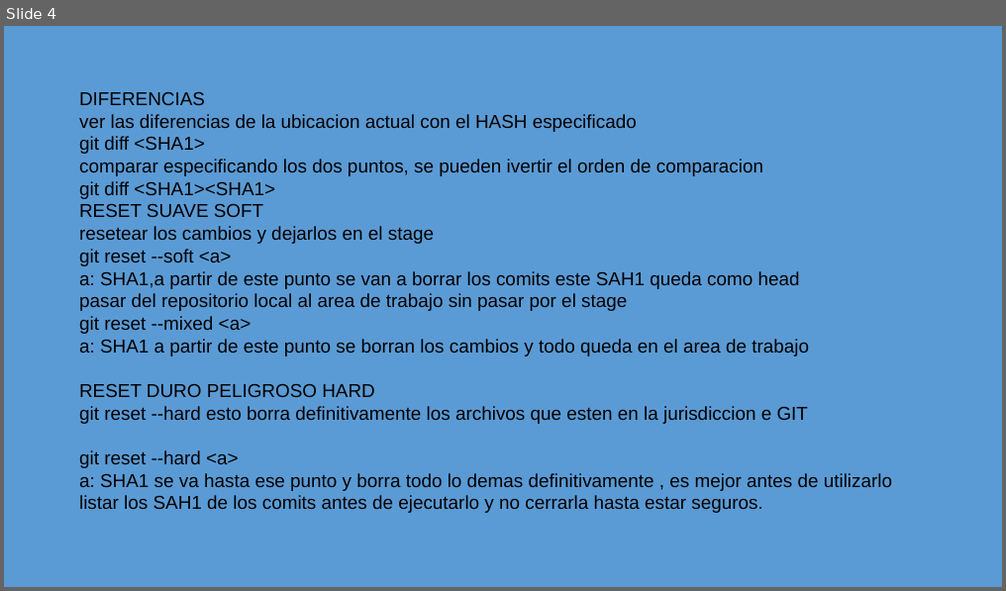
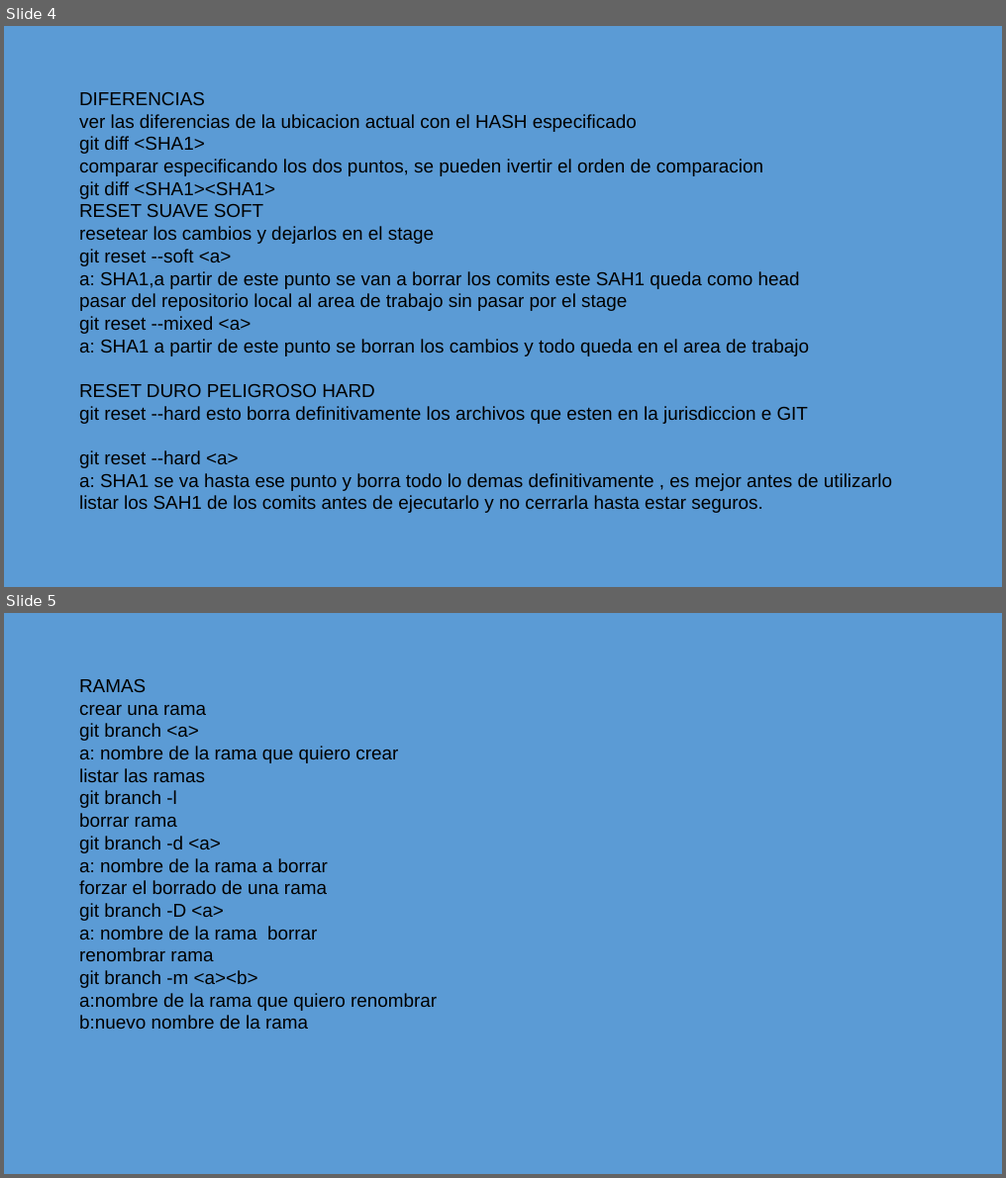
Before and after one commit to camaviga11/cursoGITv2, a slide deck: presentasionComandos.pptx. Shown one above the other, each under a label of ours: slide 4 before the commit, slides 4 and 5 after it. The pictures are 1006x591 and 1006x1178 pixels, drawn with LibreOffice and Linux fonts; fonts in the diff are those of the drawing. Boxes give left, top, right and bottom in pixels: in the first picture for what was removed or moved away, otherwise in the second. Text is boxed around its words. In the diff, an @@ line names an element or a change of style, - is before the commit and + after.

Commit message:
modificacionde comandos hasta (branch)

```diff
--- a/presentasionComandos.pptx
+++ b/presentasionComandos.pptx
@@ slide 5 added at (x1=4, y1=613, x2=1002, y2=1174), background #5B9BD5 @@
@@ text added at (x1=79, y1=679, x2=437, y2=1029), 18 pt, text #000000 @@
+RAMAS
+crear una rama
+git branch <a>
+a: nombre de la rama que quiero crear
+listar las ramas
+git branch -l
+borrar rama
+git branch -d <a>
+a: nombre de la rama a borrar
+forzar el borrado de una rama
+git branch -D <a>
+a: nombre de la rama borrar
+renombrar rama
+git branch -m <a><b>
+a:nombre de la rama que quiero renombrar
+b:nuevo nombre de la rama
```
